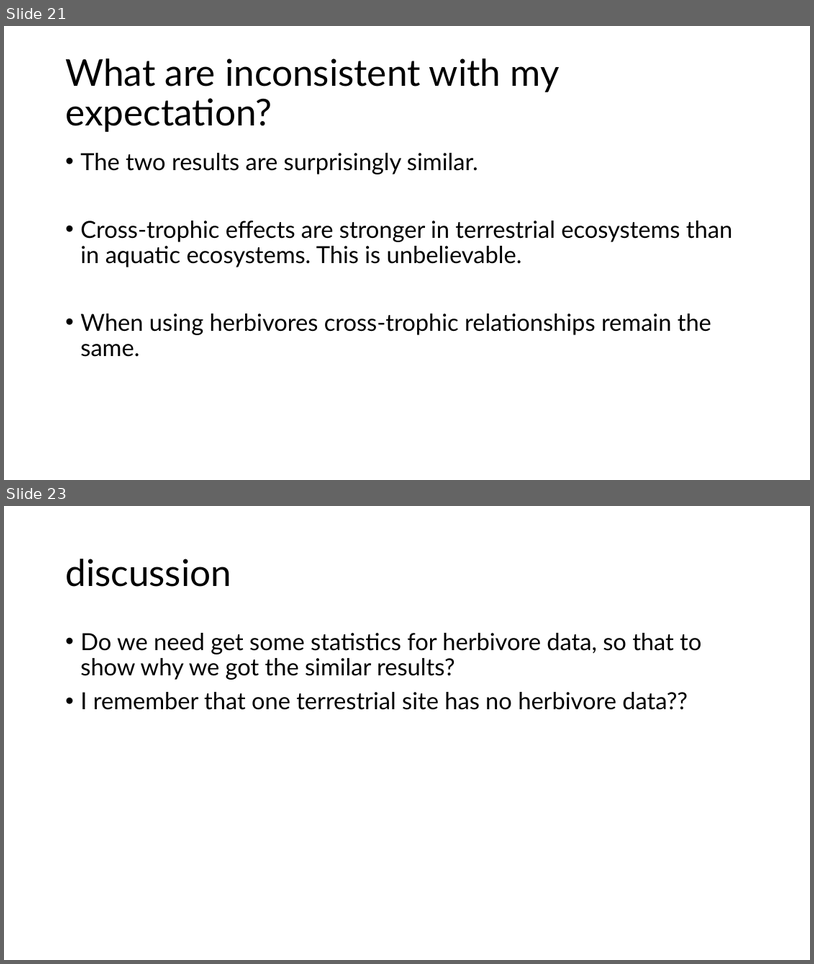
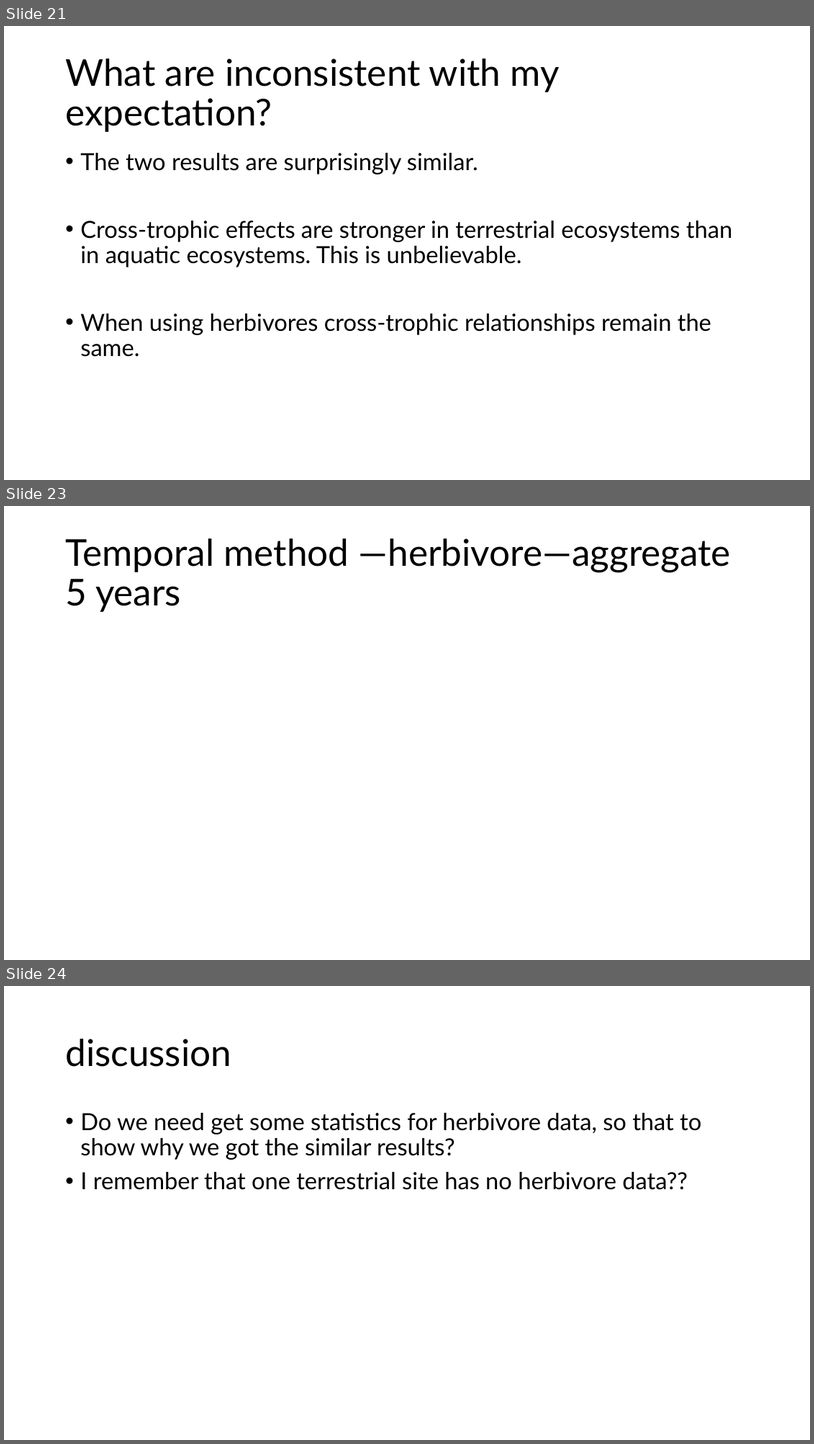
Before and after one commit to lter/ssecr-diversity-stability, a slide deck: DS_relationships.pptx. Shown one above the other, each under a label of ours: slides 21 and 23 before the commit, slides 21, 23 and 24 after it; the slides between them are not shown. The pictures are 814x964 and 814x1444 pixels, drawn with LibreOffice and Linux fonts; fonts in the diff are those of the drawing. Boxes give left, top, right and bottom in pixels: in the first picture for what was removed or moved away, otherwise in the second. Text is boxed around its words. In the diff, an @@ line names an element or a change of style, - is before the commit and + after.

Commit message:
milestone of spatial-temporal methods

```diff
--- a/DS_relationships.pptx
+++ b/DS_relationships.pptx
@@ slide 23 added at bbox=[4, 506, 810, 960], background #FFFFFF @@
@@ title added at bbox=[65, 538, 731, 612], 44 pt, text #000000 @@
+Temporal method —herbivore—aggregate 5 years
@@ what was slide 23 is now slide 24 @@
```
Also in this commit, not shown: 3 slides changed, 5 other files.
